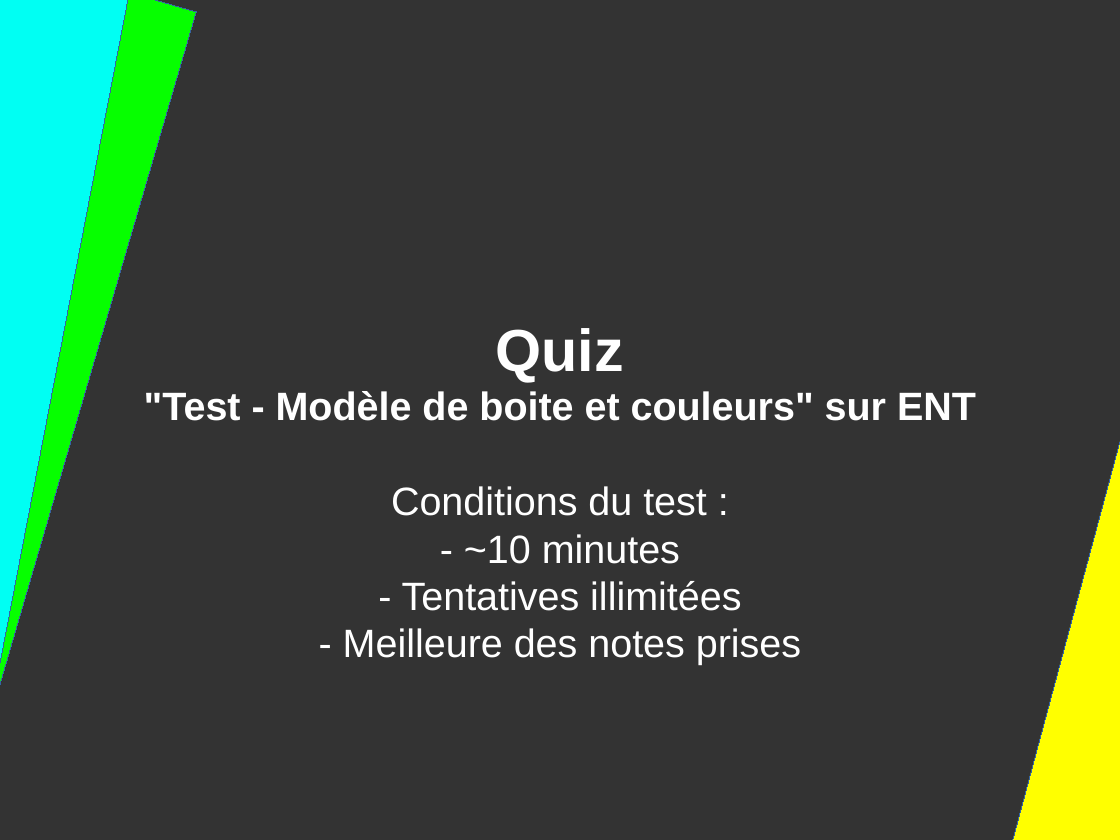
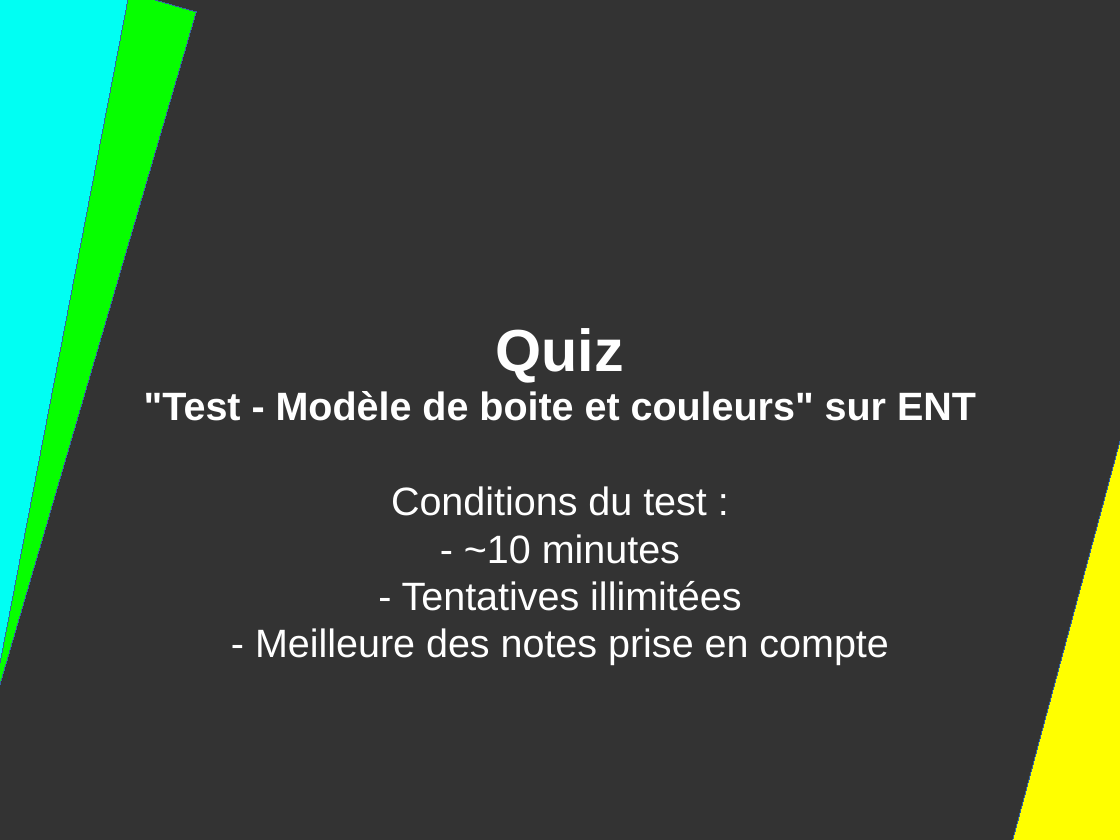
Before and after one commit to DanYellow/presentations, a slide deck: slide 38 of mmi/html/travaux-pratiques/numero-2/presentation.odp. Drawn at 1120x840 pixels with LibreOffice and Linux fonts; fonts in the diff are those of the drawing. Boxes give left, top, right and bottom in pixels: in the first picture for what was removed or moved away, otherwise in the second. Text is boxed around its words. In the diff, an @@ line names an element or a change of style, - is before the commit and + after.

```diff
--- a/mmi/html/travaux-pratiques/numero-2/presentation.odp
+++ b/mmi/html/travaux-pratiques/numero-2/presentation.odp
@@ title at (144,391,976,665): text changed @@
-"Test - Modèle de boite et couleurs" sur ENT
-Conditions du test :
-- ~10 minutes
-- Tentatives illimitées
-- Meilleure des notes prises
+"Test - Modèle de boite et couleurs" sur ENT
+Conditions du test :
+- ~10 minutes
+- Tentatives illimitées
+- Meilleure des notes prise en compte
```
Also in this commit, not shown: 3 other slides changed, 6 slides added, 3 other files.
